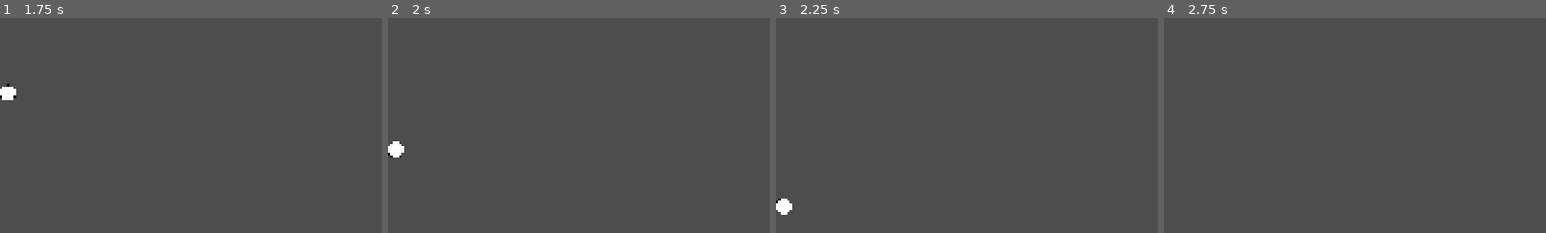
Above: before the commit, frames 1-4 (left to right).
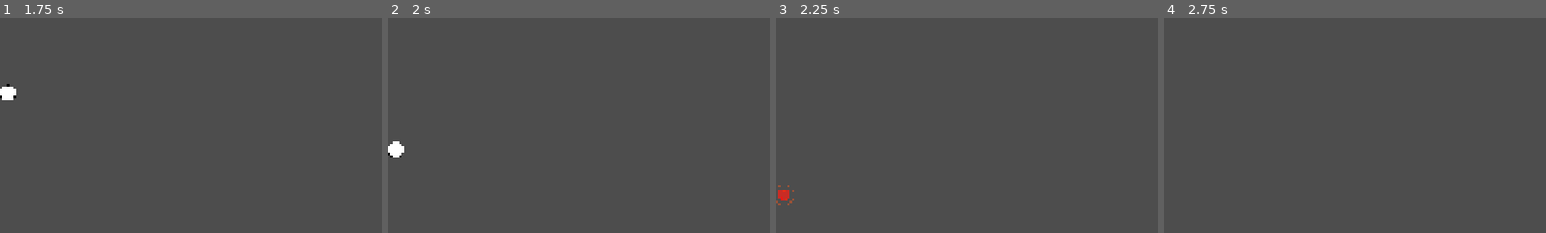
Above: after the commit, the same moments.

Repository: ever4Kenny/orb-foundry
Game: Godot game, scene res://scenes/ball.tscn
The game is run twice, just before and just after one commit, with the same random seed, the same clock (stepped at 60 frames per second) and the same inputs. This scene is started directly instead of the project's main scene.
Inputs (mouse positions are % of the whole screen's width and height, from its top left):
- Up to frame 1 (1.75 s): move the mouse to (72, 45) at 0.52 s; click (72, 45) at 0.67 s; drag from (30, 55) to (45, 70) at 1.27 s
- Up to frame 2 (2 s): no input
- Up to frame 3 (2.25 s): move the mouse to (60, 28) at 2.02 s; click (60, 28) at 2.17 s
- Up to frame 4 (2.75 s): no input
The pictures show only the part of the screen within x 0-50%, y 50-100%; the shares and areas given below are measured in that part.

Frames 1-2 are identical in both runs. In frame 3, 0.4% of the frame differs, in the area x 0-5%, y 77-92%; in frame 4, nothing differs.

Commit message:
fix: 漏缝检测阈值 1100→980 (球在屏幕内才可见碎裂动画)

Diff:
--- a/scripts/ball.gd
+++ b/scripts/ball.gd
@@ -163,8 +163,8 @@
 		_die_naturally()
 		return
 
-	# Fallen below board — instant kill (board height 1080)
-	if position.y > 1100:
+	# Fallen below slots — gap death (slots end at y≈952, threshold before viewport bottom)
+	if position.y > 980:
 		_die_through_gap()
 		return
 
Not shown, changed: CODEX_TASK.md
